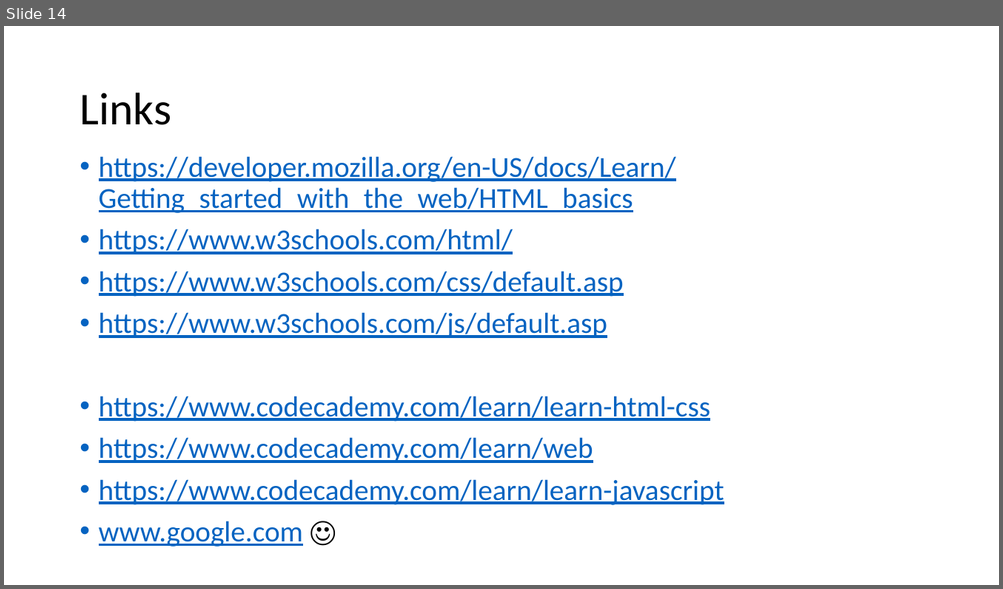
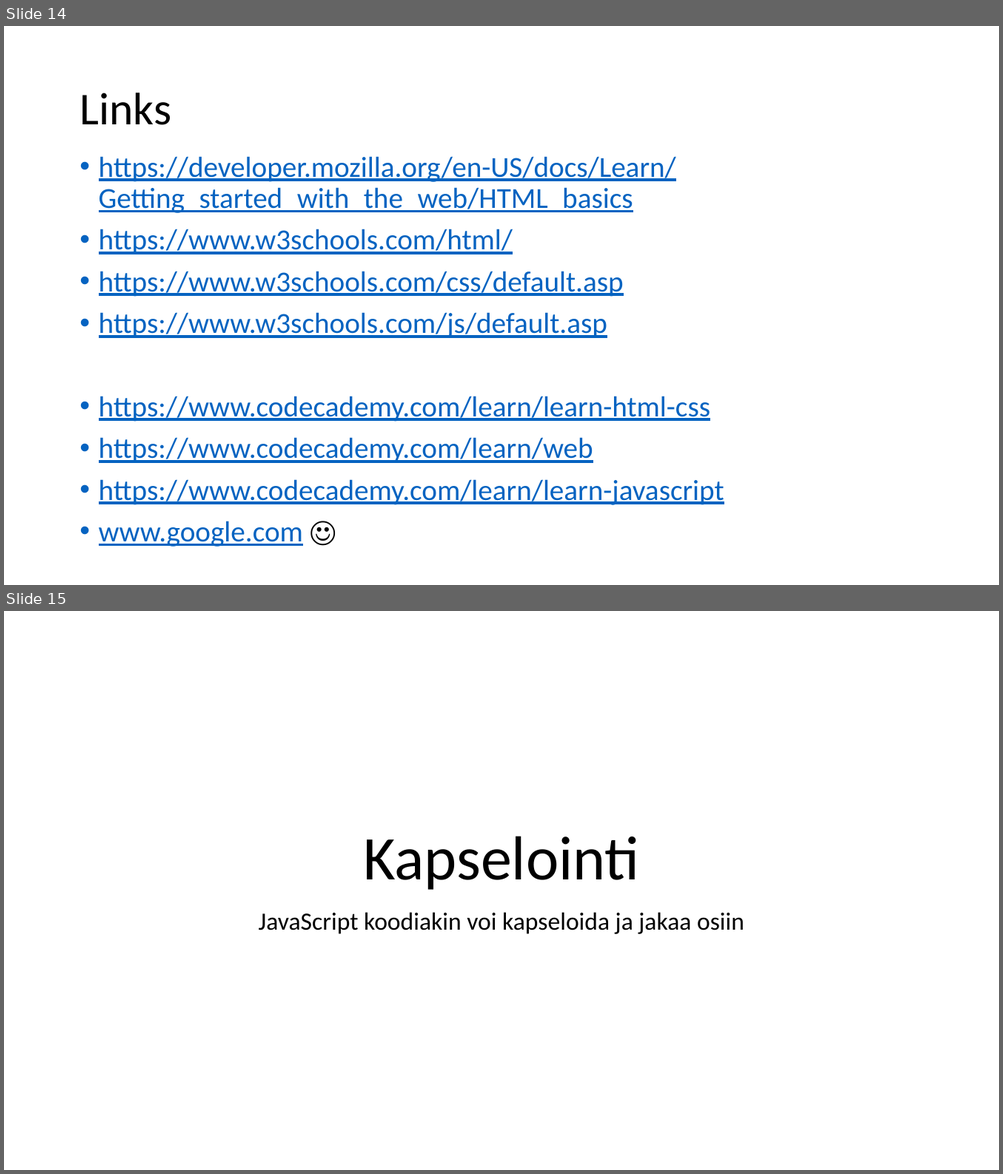
Before and after one commit to ekoodi/ekoodi.github.io, a slide deck: web-technologies/Webapps.pptx. Shown one above the other, each under a label of ours: slide 14 before the commit, slides 14 and 15 after it. The pictures are 1003x589 and 1003x1174 pixels, drawn with LibreOffice and Linux fonts; fonts in the diff are those of the drawing. Boxes give left, top, right and bottom in pixels: in the first picture for what was removed or moved away, otherwise in the second. Text is boxed around its words. In the diff, an @@ line names an element or a change of style, - is before the commit and + after.

```diff
--- a/web-technologies/Webapps.pptx
+++ b/web-technologies/Webapps.pptx
@@ slide 15 added at box(4, 611, 999, 1170), background #FFFFFF @@
@@ title added at box(363, 836, 640, 890), 60 pt, text #000000 @@
+Kapselointi
@@ subtitle added at box(259, 912, 744, 934), 24 pt, text #000000 @@
+JavaScript koodiakin voi kapseloida ja jakaa osiin
```
Also in this commit, not shown: 1 slide changed, 2 other slides added, 1 slide removed.
